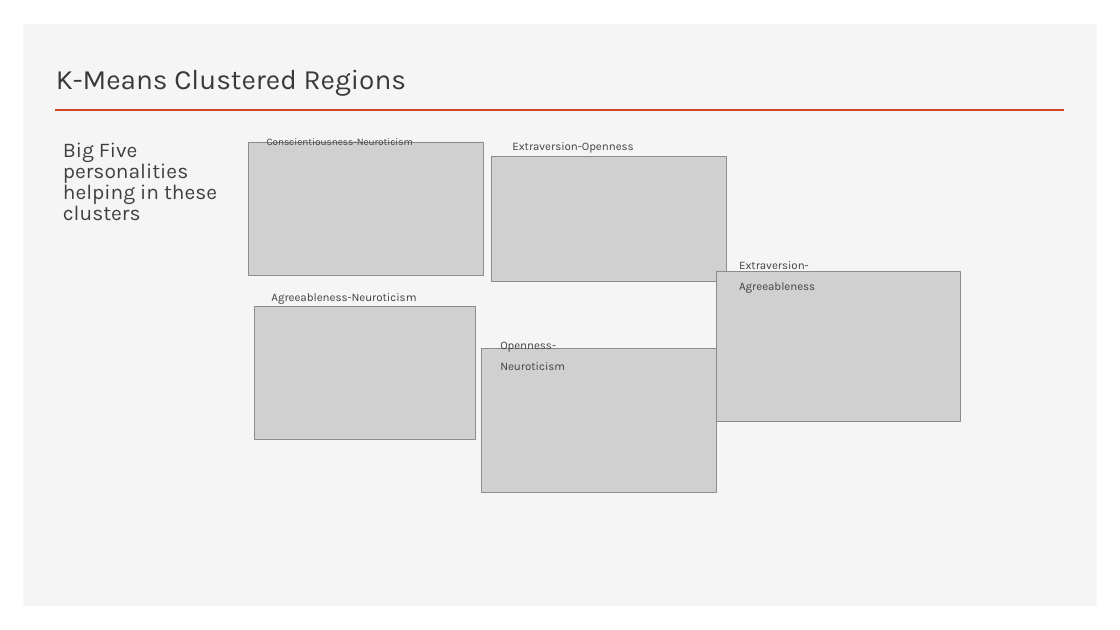
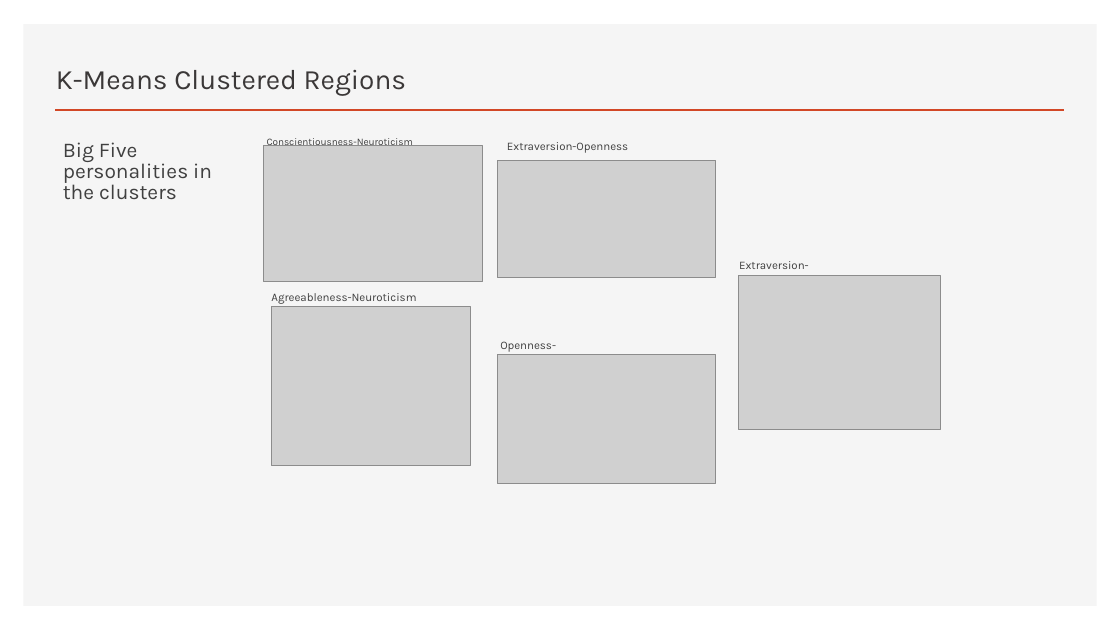
Before and after one commit to damuakula/FinalProject, a slide deck: slide 7 of PyschRegionsUS.pptx. Drawn at 1120x630 pixels with LibreOffice and Linux fonts; fonts in the diff are those of the drawing; grey boxes stand for pictures. Boxes give left, top, right and bottom in pixels: in the first picture for what was removed or moved away, otherwise in the second. Text is boxed around its words. In the diff, an @@ line names an element or a change of style, - is before the commit and + after.

```diff
--- a/PyschRegionsUS.pptx
+++ b/PyschRegionsUS.pptx
@@ text at (63, 142, 212, 199): text changed @@
-Big Five personalities helping in these clusters
+Big Five personalities in the clusters
@@ picture: place and size @@
-picture at (249, 142, 484, 275)
+picture at (263, 146, 482, 282)
@@ text "Extraversion-Openness": place and size @@
-text "Extraversion-Openness" at (512, 142, 633, 153)
+text "Extraversion-Openness" at (507, 142, 628, 153)
@@ picture: place and size @@
-picture at (492, 156, 728, 281)
+picture at (497, 160, 716, 278)
@@ picture: place and size @@
-picture at (716, 272, 960, 422)
+picture at (739, 275, 940, 429)
@@ picture: place and size @@
-picture at (255, 307, 476, 439)
+picture at (271, 307, 471, 465)
@@ picture: place and size @@
-picture at (481, 348, 717, 492)
+picture at (497, 355, 716, 483)
```
Also in this commit, not shown: 8 other slides changed, 1 slide added, 2 other files.
